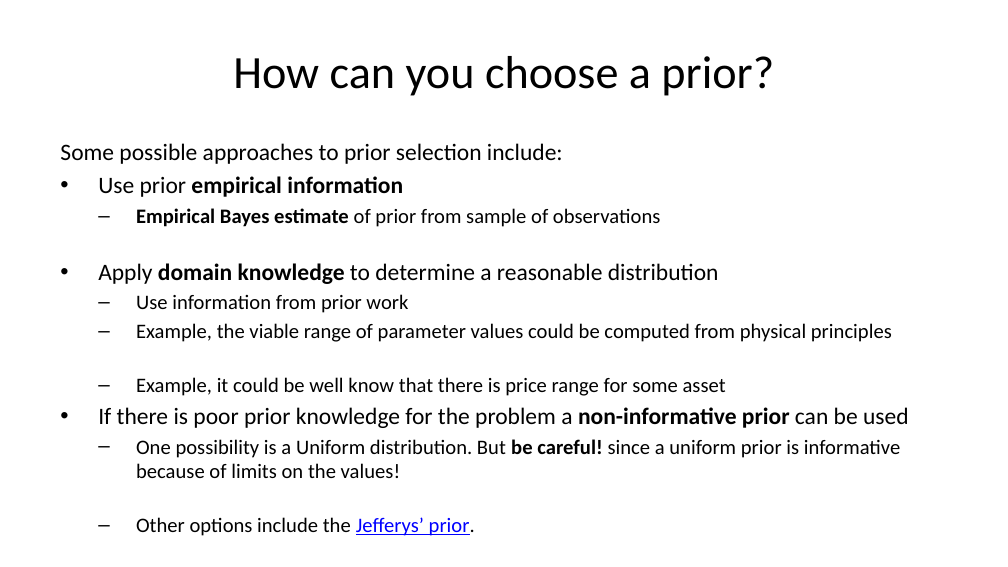
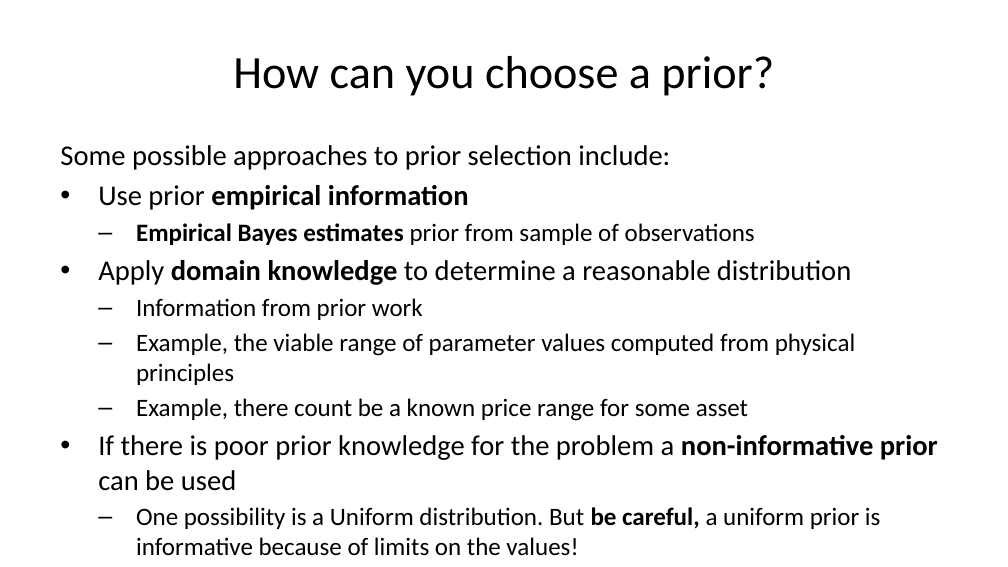
Before and after one commit to StephenElston/CSCI-E-83, a slide deck: slide 26 of LectureSlides/07_IntroductionToBayesModels.pptx (slide 25 before the commit). Drawn at 1008x567 pixels with LibreOffice and Linux fonts; fonts in the diff are those of the drawing. Boxes give left, top, right and bottom in pixels: in the first picture for what was removed or moved away, otherwise in the second. Text is boxed around its words. In the diff, an @@ line names an element or a change of style, - is before the commit and + after.

```diff
--- a/LectureSlides/07_IntroductionToBayesModels.pptx
+++ b/LectureSlides/07_IntroductionToBayesModels.pptx
@@ text at (60,145,938,491): size 16.8 to 20.4 pt in "Some possible approaches to prior selection include:", "Use prior empirical information", "Apply domain knowledge to determine a reasonable ...", "If there is poor prior knowledge for ..." @@
@@ text at (136,223,755,245): text changed; size 14.7 to 17.9 pt @@
-  – Empirical Bayes estimate of prior from sample of observations
+  – Empirical Bayes estimates prior from sample of observations
@@ text at (136,298,855,421): text changed; size 14.7 to 17.9 pt @@
-  – Use information from prior work
-  – Example, the viable range of parameter values could be computed from physical principles
-  – Example, it could be well know that there is price range for some asset
+  – Information from prior work
+  – Example, the viable range of parameter values computed from physical principles
+  – Example, there count be a known price range for some asset
@@ text at (136,507,881,556): text changed; size 14.7 to 17.9 pt @@
-  – One possibility is a Uniform distribution. But be careful! since a uniform prior is informative because of limits on the values!
-  – Other options include the Jefferys’ prior.
+  – One possibility is a Uniform distribution. But be careful, a uniform prior is informative because of limits on the values!
+  – Other options include the Jefferys’ prior, but hard to work with
```
Also in this commit, not shown: 13 other slides changed, 4 slides added, 2 slides removed.
